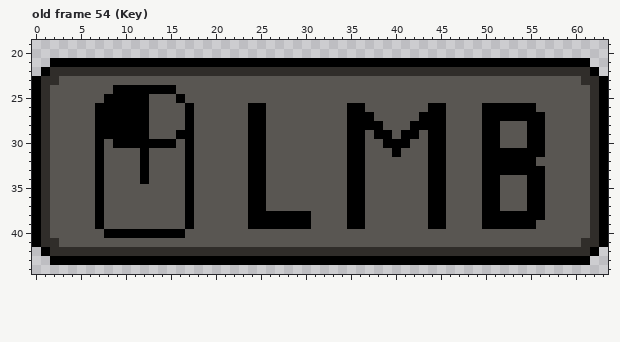
One commit to this pixel-art file: 2D Asset.aseprite. This is how it looked before the edit.
64x64 pixels, 55 frames. Pixels under 10% opacity are left out. Colours within 5 levels of each other are drawn and written as one. Shown: old frame 54 (Key): x 0..63, y 19..44.
Once edited:
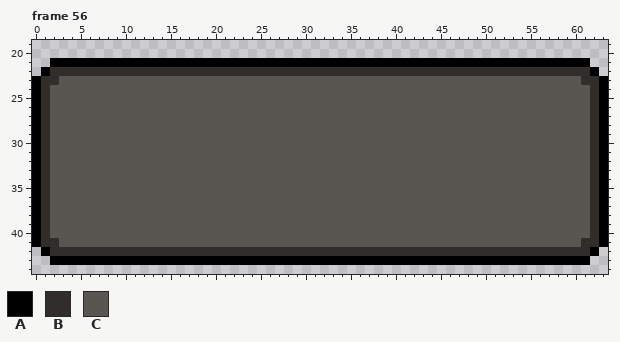
Palette (. is transparent): A #000000  B #302d2a  C #595652
A new or re-ordered frame is compared with the old frame closest to it.
Difference:
frames 55 -> 57
Frame 56 is new; against old frame 54 (Key), layer "KeyIcon":
Colour C replaces colour A in row 24 at x 9 to 15; in row 25 at x 8 to 12 and 16; in row 26 at x 7 to 12, 17, 24 to 25, 35 to 36, 44 to 45 and 50 to 55; in row 27 at x 7 to 12, 17, 24 to 25, 35 to 37, 43 to 45 and 50 to 56; in row 28 at x 7 to 12, 17, 24 to 25, 35 to 38, 42 to 45, 50 to 51 and 55 to 56; in row 29 at x 7 to 12, 16 to 17, 24 to 25, 35 to 36, 38 to 39, 41 to 42, 44 to 45, 50 to 51 and 55 to 56.
Colour C replaces colour A in row 30 at x 7, 9 to 15, 17, 24 to 25, 35 to 36, 39 to 41, 44 to 45, 50 to 51 and 55 to 56; in row 31 at x 7, 12, 17, 24 to 25, 35 to 36, 40, 44 to 45 and 50 to 56; in row 32 at x 7, 12, 17, 24 to 25, 35 to 36, 44 to 45 and 50 to 55; in row 33 at x 7, 12, 17, 24 to 25, 35 to 36, 44 to 45 and 50 to 56; in row 34 at x 7, 12, 17, 24 to 25, 35 to 36, 44 to 45, 50 to 51 and 55 to 56; in rows 35 to 37 at x 7, 17, 24 to 25, 35 to 36, 44 to 45, 50 to 51 and 55 to 56.
Colour C replaces colour A in row 38 at x 7, 17, 24 to 30, 35 to 36, 44 to 45 and 50 to 56; in row 39 at x 7, 17, 24 to 30, 35 to 36, 44 to 45 and 50 to 55; in row 40 at x 8 to 16.
Where, in picture pixels (left, top, right, bottom), the same in both pictures:
changed: (95, 85, 194, 238)
changed: (248, 103, 545, 229)
